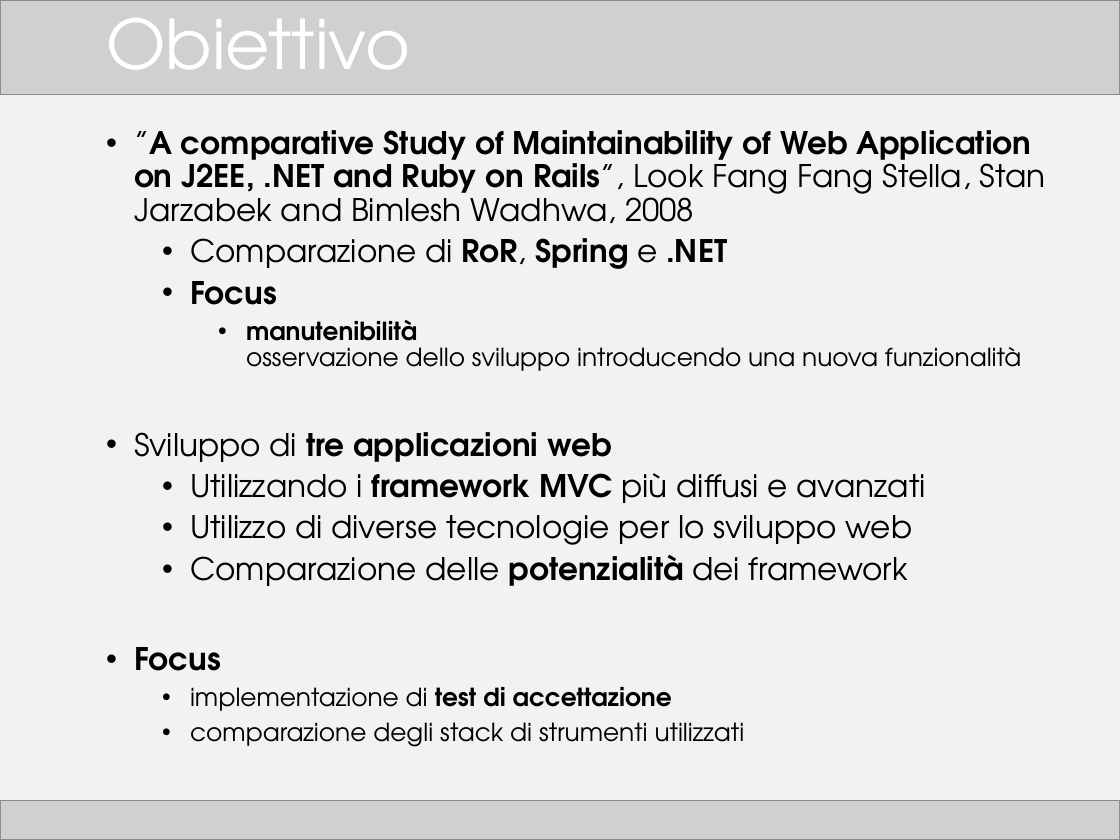
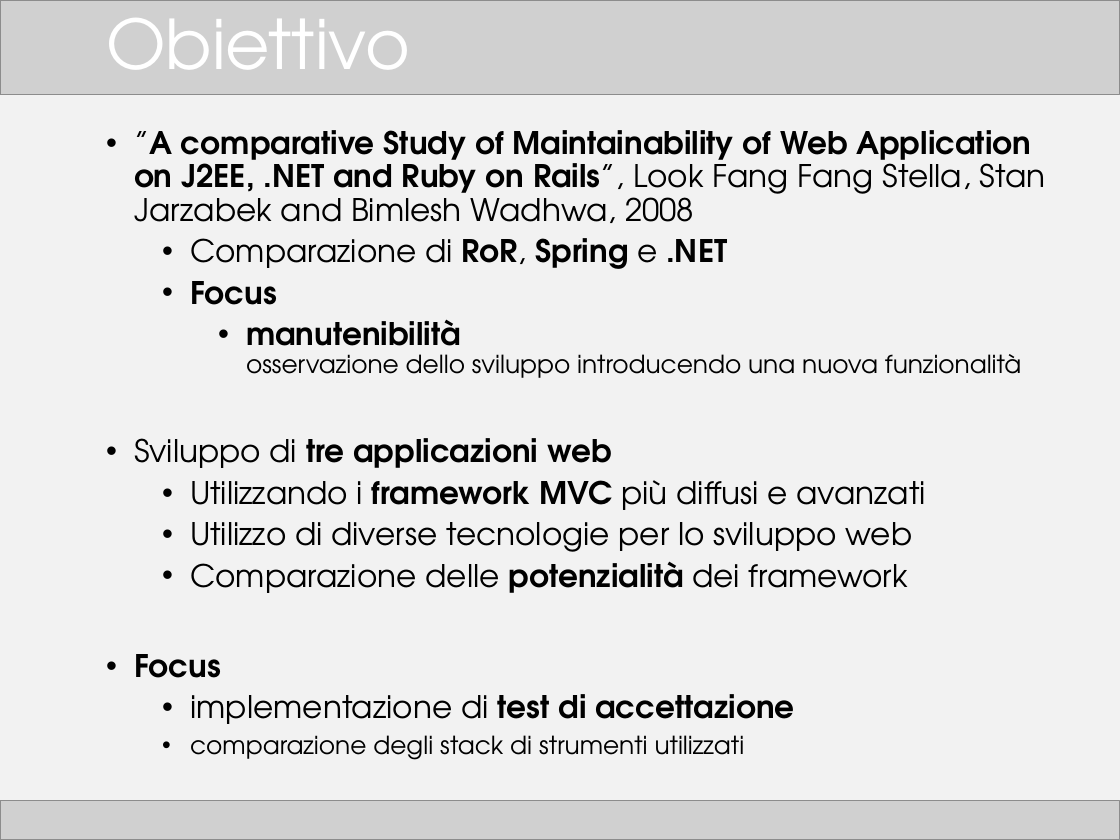
Before and after one commit to TTia/xblog-thesis, a slide deck: slide 2 of Presentazione.pptx. Drawn at 1120x840 pixels with LibreOffice and Linux fonts; fonts in the diff are those of the drawing; grey boxes stand for pictures. Boxes give left, top, right and bottom in pixels: in the first picture for what was removed or moved away, otherwise in the second. Text is boxed around its words. In the diff, an @@ line names an element or a change of style, - is before the commit and + after.

Commit message:
Presentazione

```diff
--- a/Presentazione.pptx
+++ b/Presentazione.pptx
@@ text at <box>190,319,1022,724</box>: size 16 to 20 pt in "manutenibilità", "implementazione di test di accettazione" @@
```
Also in this commit, not shown: 1 other slide changed.
